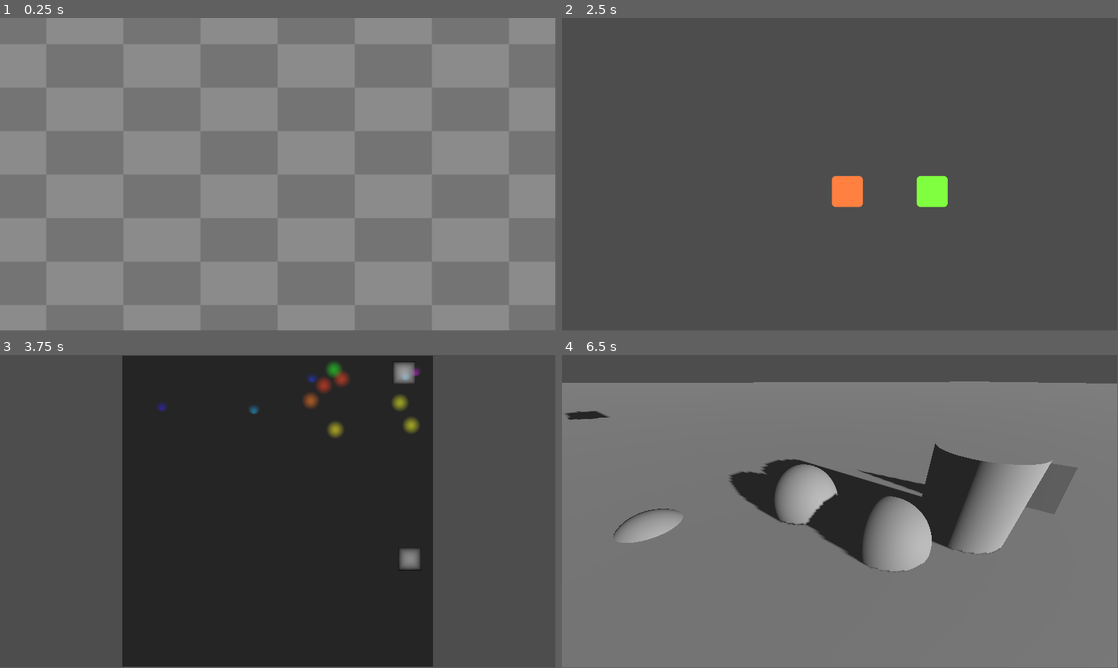
Above: before the commit, frames 1-4 (two rows, left to right).
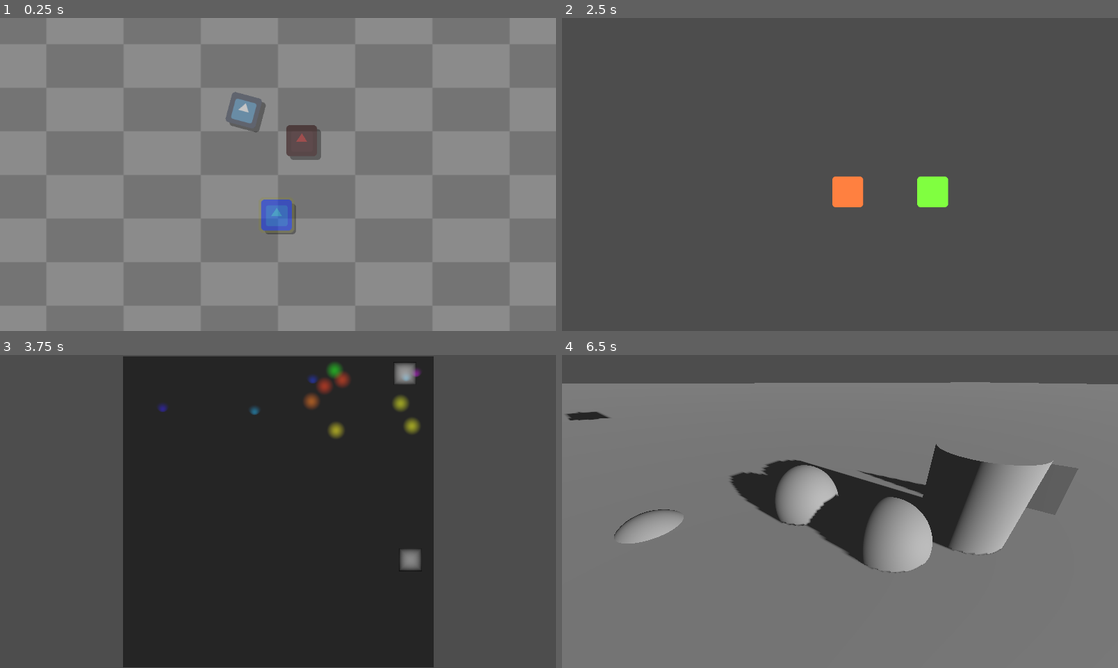
Above: after the commit, the same moments.

Repository: Calinou/godot-rendering-tests
Game: Godot game, scene res://run_all.tscn
Same seed, same stepped clock (60 frames per second), same inputs: the game is played once before the commit and once after it. The engine's default icon, where the game draws it, is replaced by a stand-in: a white triangle on a blue panel in a dark square.
Inputs:
- Up to frame 1 (0.25 s): no input
- Up to frame 2 (2.5 s): tap Enter at 1.25 s
- Up to frame 3 (3.75 s): tap Space at 2.75 s
- Up to frame 4 (6.5 s): tap Enter at 4.25 s; tap Space at 5.75 s
In our replay, the window is 799x449 before the commit and 800x450 after it. These sizes can differ from the game's own. Grey fills any space a smaller window leaves; there, only what the larger window draws over its background counts as a difference.

The runs differ from the first frame. In frame 1, 2.0% of the frame differs, in the area x 40-58%, y 23-70%; in frame 2, less than 0.1%; in frame 3, 0.6%; in frame 4, 0.9%.

Commit message:
Use `viewport` stretch mode to ensure consistent screenshot resolution
- Fix CanvasGroup test appearance.

Diff:
--- a/project.godot
+++ b/project.godot
@@ -11,15 +11,15 @@
 [application]
 
 config/name="Godot Rendering Tests"
+config/description="Renders various 2D and 3D scenes to check for bugs and visual regressions across Godot versions."
 run/main_scene="res://run_all.tscn"
 config/features=PackedStringArray("4.3")
 config/icon="res://icon.png"
 
 [display]
 
+window/stretch/mode="viewport"
 window/vsync/vsync_mode=0
-window/size/width=1152
-window/size/height=864
 
 [filesystem]
 
--- a/tests/2d/test_canvas_group.tscn
+++ b/tests/2d/test_canvas_group.tscn
@@ -1,6 +1,7 @@
-[gd_scene load_steps=2 format=3 uid="uid://cjl1dih6swy3g"]
+[gd_scene load_steps=3 format=3 uid="uid://cjl1dih6swy3g"]
 
 [ext_resource type="Texture2D" uid="uid://db8ilxuflejr4" path="res://textures/checkerboard_muted.png" id="2"]
+[ext_resource type="Texture2D" uid="uid://ce0liqungxah1" path="res://icon.png" id="2_c5id4"]
 
 [node name="TestCanvasGroup" type="Node2D"]
 
@@ -19,27 +20,36 @@
 [node name="Sprite2DShadow" type="Sprite2D" parent="CanvasGroup"]
 modulate = Color(0, 0, 0, 0.752941)
 position = Vector2(569, 227)
+rotation = 0.261799
+texture = ExtResource("2_c5id4")
 
 [node name="Sprite2DShadow2" type="Sprite2D" parent="CanvasGroup"]
 modulate = Color(0, 0, 0, 0.752941)
 position = Vector2(689, 290)
+texture = ExtResource("2_c5id4")
 
 [node name="Sprite2DShadow3" type="Sprite2D" parent="CanvasGroup"]
 modulate = Color(0, 0, 0, 0.752941)
 position = Vector2(637, 444)
+texture = ExtResource("2_c5id4")
 
 [node name="Sprite2D" type="Sprite2D" parent="CanvasGroup"]
 position = Vector2(561, 219)
+rotation = 0.261799
+texture = ExtResource("2_c5id4")
 
 [node name="Sprite2DRed" type="Sprite2D" parent="CanvasGroup"]
 modulate = Color(0.698039, 0.0627451, 0.0627451, 1)
 position = Vector2(681, 282)
+texture = ExtResource("2_c5id4")
 
 [node name="Sprite2DGlow" type="Sprite2D" parent="CanvasGroup"]
 modulate = Color(20, 10, 0, 0.2)
 position = Vector2(629, 436)
 scale = Vector2(1.14844, 1.14844)
+texture = ExtResource("2_c5id4")
 
 [node name="Sprite2DBright" type="Sprite2D" parent="CanvasGroup"]
 modulate = Color(0.06, 0.7, 44, 1)
 position = Vector2(629, 436)
+texture = ExtResource("2_c5id4")
